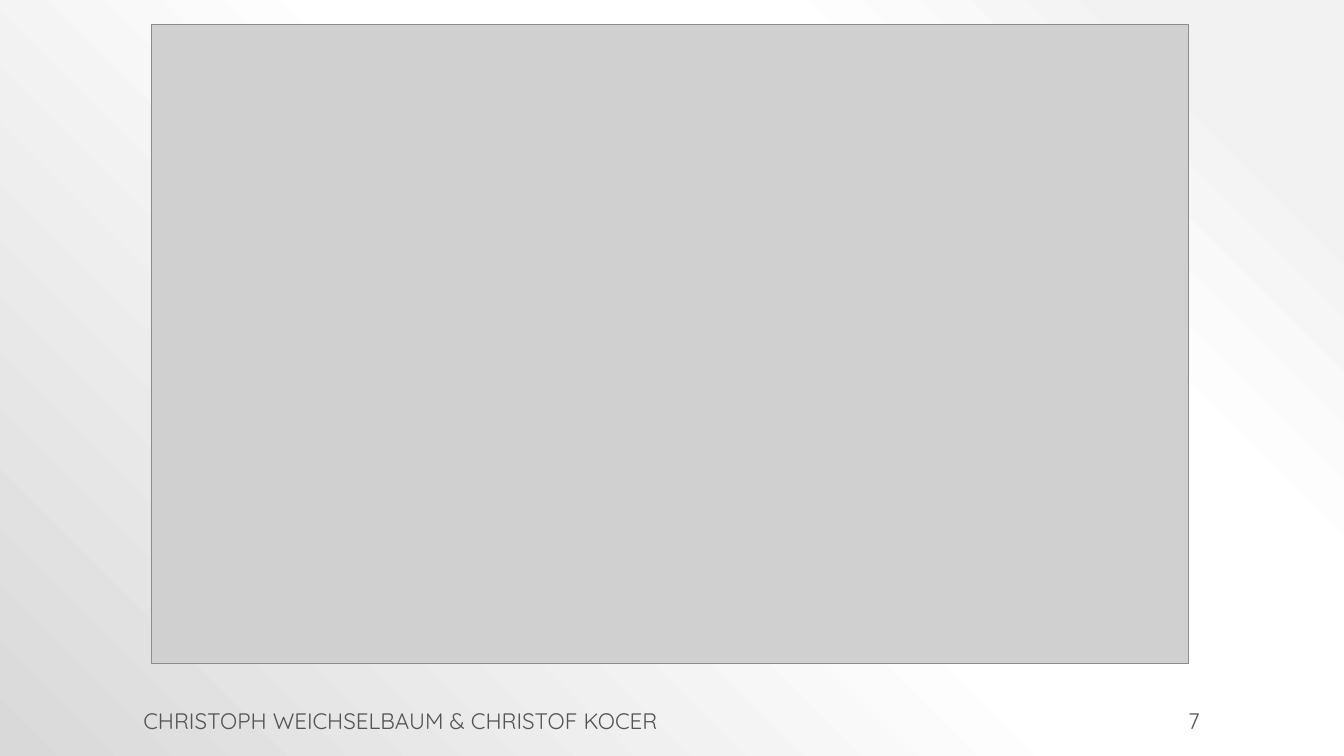
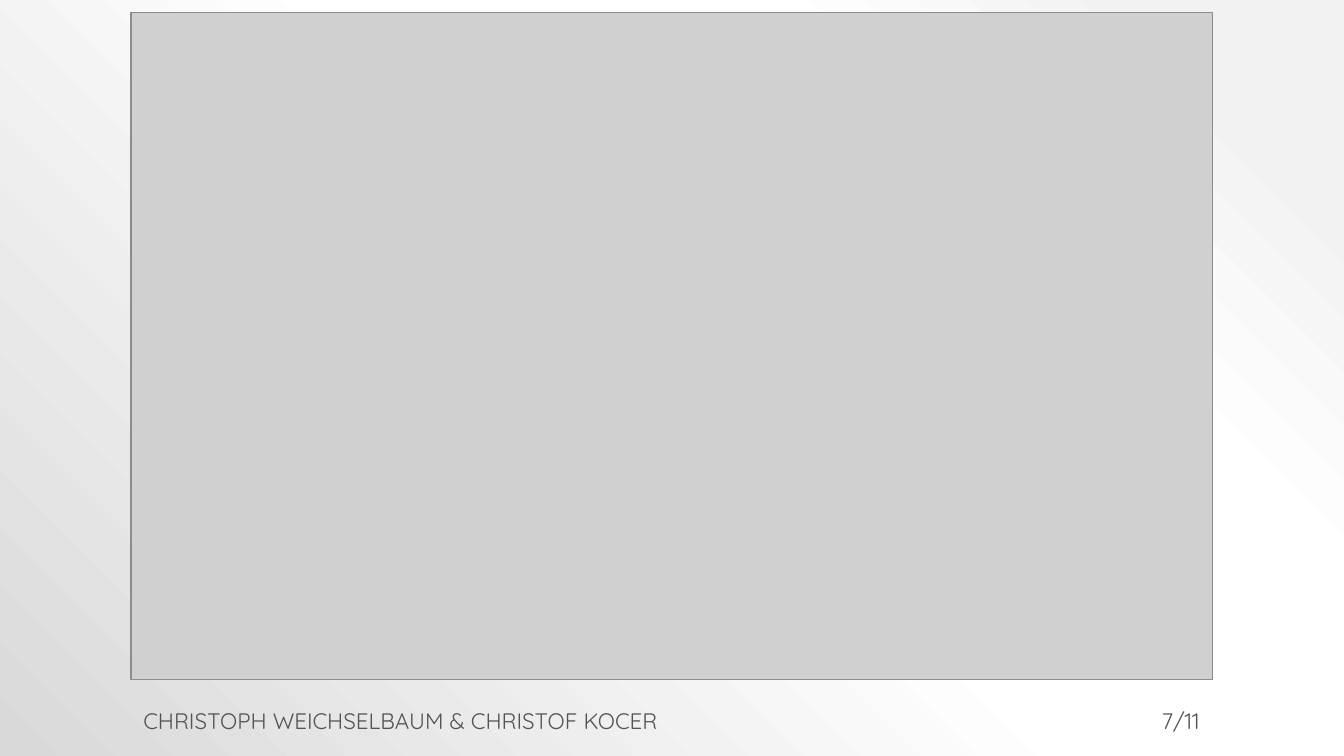
Before and after one commit to ChriWe/MobileGIS, a slide deck: slide 7 of docs/mobilegis_sighted.pptx. Drawn at 1344x756 pixels with LibreOffice and Linux fonts; fonts in the diff are those of the drawing; grey boxes stand for pictures. Boxes give left, top, right and bottom in pixels: in the first picture for what was removed or moved away, otherwise in the second. Text is boxed around its words. In the diff, an @@ line names an element or a change of style, - is before the commit and + after.

```diff
--- a/docs/mobilegis_sighted.pptx
+++ b/docs/mobilegis_sighted.pptx
@@ picture: place and size @@
-picture at (151, 25, 1188, 664)
+picture at (131, 13, 1213, 680)
@@ page number at (1162, 711, 1200, 732): text changed @@
-7
+7/11
```
Also in this commit, not shown: 7 other slides changed.
